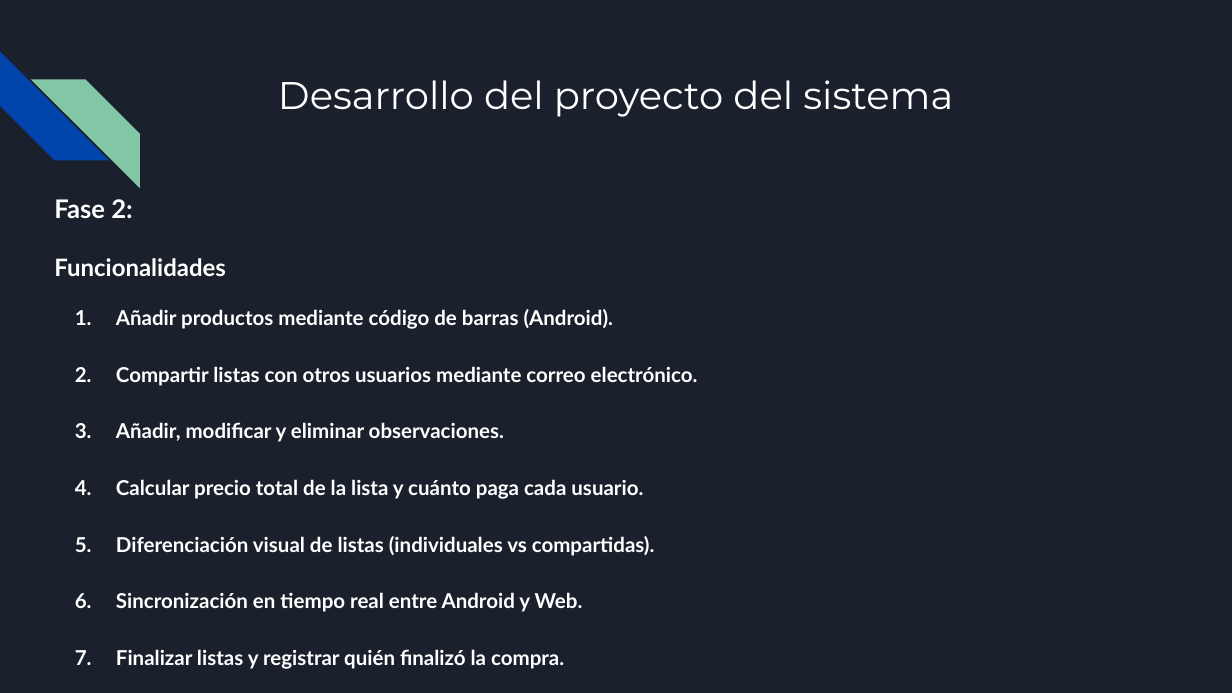
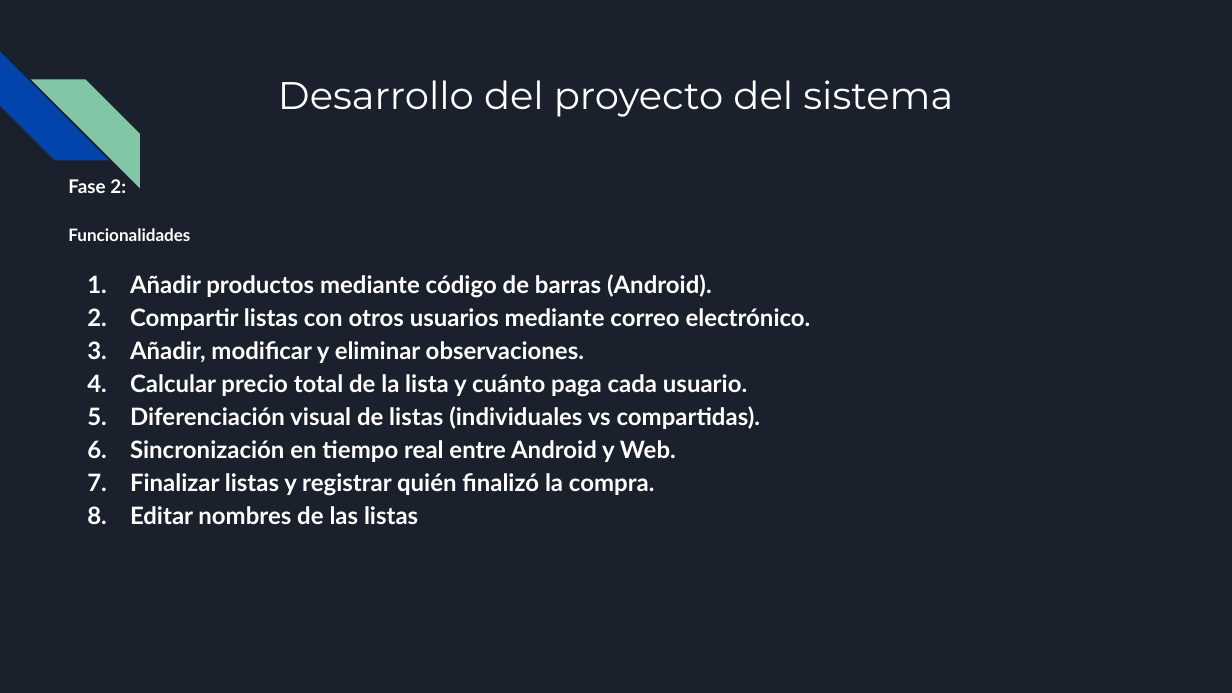
Before and after one commit to Antoniocorser/TFG-Antonio-Cordero, a slide deck: slide 66 of BuyNote.pptx. Drawn at 1232x693 pixels with LibreOffice and Linux fonts; fonts in the diff are those of the drawing. Boxes give left, top, right and bottom in pixels: in the first picture for what was removed or moved away, otherwise in the second. Text is boxed around its words. In the diff, an @@ line names an element or a change of style, - is before the commit and + after.

Commit message:
Añadir modificar listas y editar PowerPoint

```diff
--- a/BuyNote.pptx
+++ b/BuyNote.pptx
@@ text "Fase 2:": place and size @@
-text "Fase 2:" at [54,199,698,669]
+text "Fase 2:" at [68,179,811,524]
@@ text at [68,179,811,496]: size 15 to 11 pt in "Fase 2:"; size 14 to 10 pt in "Funcionalidades"; size 12 to 14 pt in "Añadir productos mediante código de barras (Android).", "Compartir listas con otros usuarios mediante correo ...", "Añadir, modificar y eliminar observaciones.", "Calcular precio total de la lista y ..." and 3 more places; indent changed @@
@@ text at [130,506,418,524]: paragraph added @@
+8. Editar nombres de las listas
```
Also in this commit, not shown: 30 other slides changed, 3 slides added, 3 slides removed, 4 other files.
